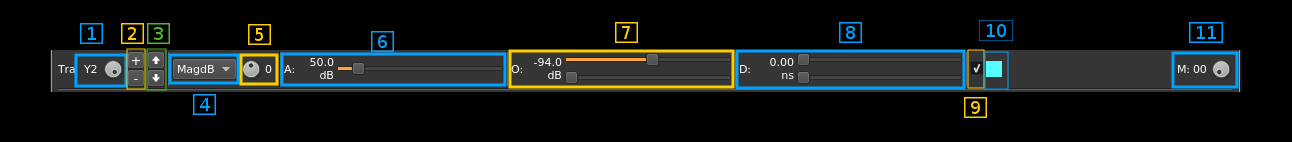
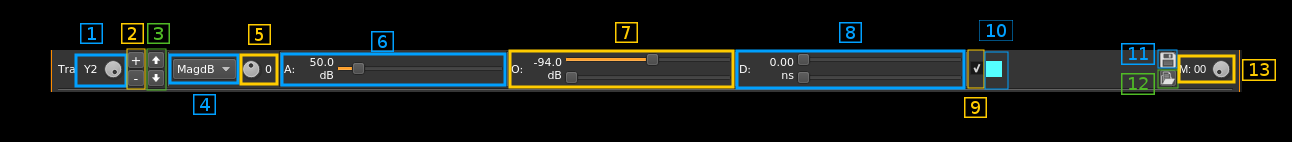
Layered file, before and after one edit (1292×142). Changes by layer:
added layer "13" above "Overlay_13" over left=1242, top=59, right=1276, bottom=81
added layer "Overlay_13" above "12" over left=1177, top=54, right=1236, bottom=84
added layer "12" above "Overlay_12" over left=1121, top=73, right=1155, bottom=95
added layer "Overlay_12" above "11" over left=1157, top=69, right=1179, bottom=89
painted on "11" over left=1121, top=22, right=1223, bottom=65
painted on "Overlay_11" over left=1157, top=49, right=1239, bottom=89
added layer "Clipboard" above "Pasted Layer" over left=1159, top=52, right=1232, bottom=86
